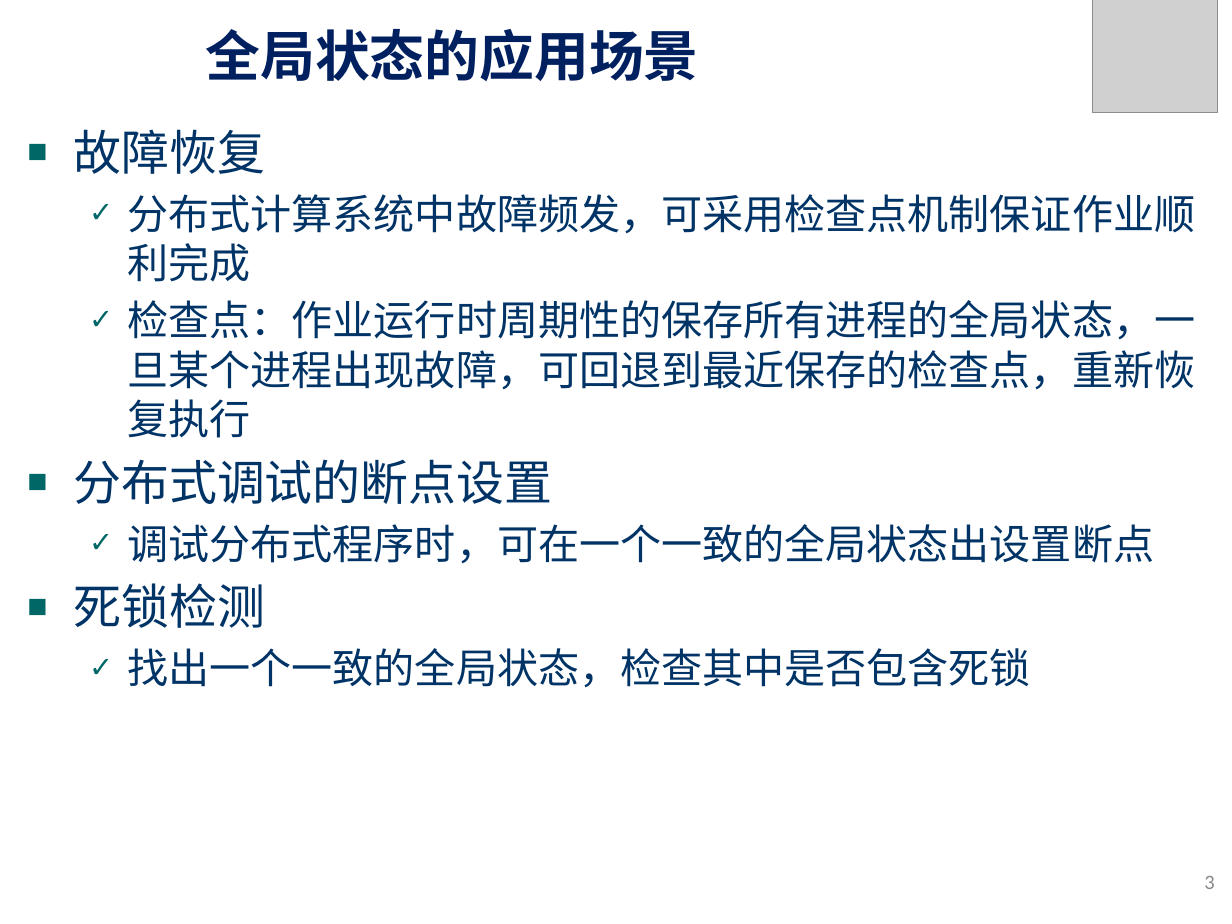
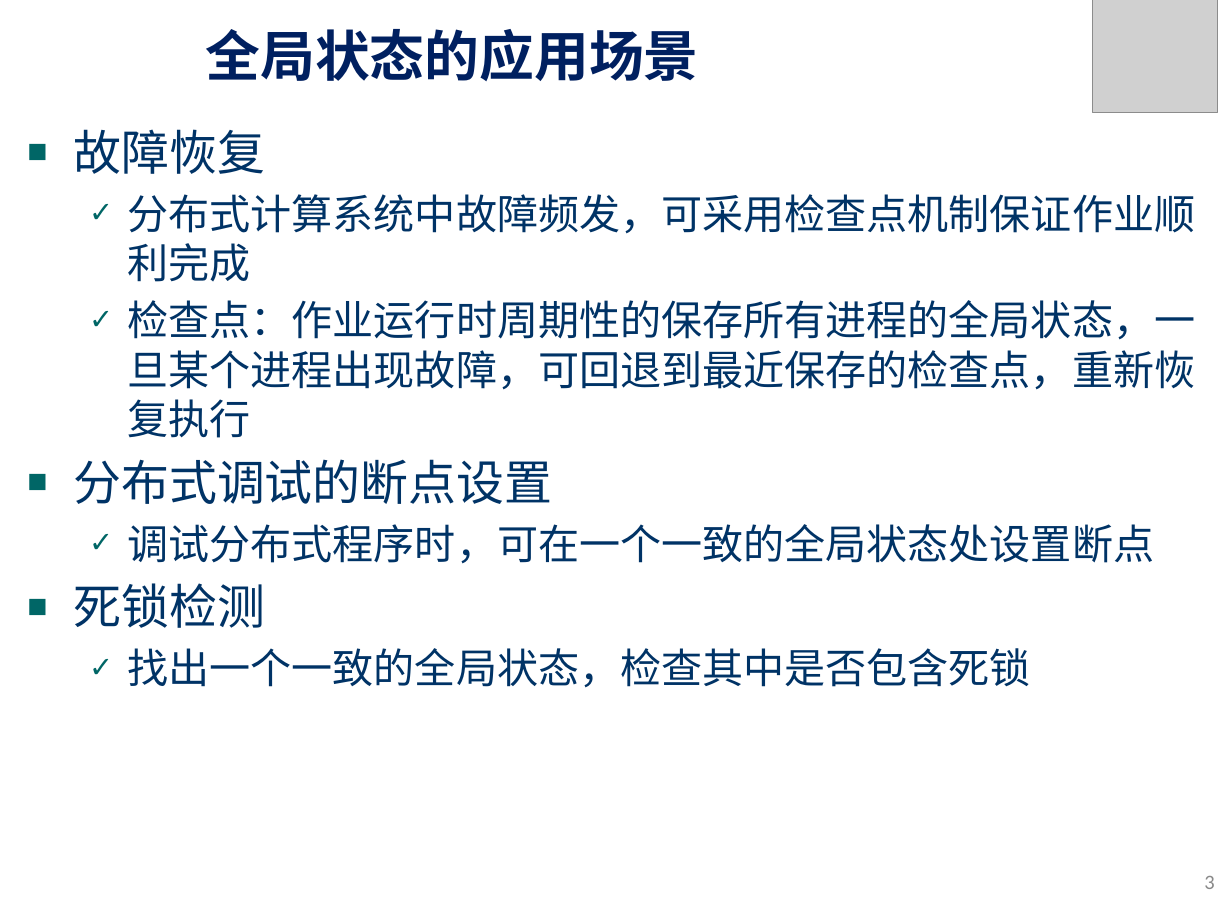
Before and after one commit to zhengxq27/Junoir_study_last, a slide deck: slide 3 of 分布式计算/课件/04. 全局快照算法.pptx. Drawn at 1232x924 pixels with LibreOffice and Linux fonts; fonts in the diff are those of the drawing; grey boxes stand for pictures; background and template pictures are left out. Boxes give left, top, right and bottom in pixels: in the first picture for what was removed or moved away, otherwise in the second. Text is boxed around its words. In the diff, an @@ line names an element or a change of style, - is before the commit and + after.

```diff
--- a/分布式计算/课件/04. 全局快照算法.pptx
+++ b/分布式计算/课件/04. 全局快照算法.pptx
@@ text at (128, 524, 1155, 564): text changed @@
-  ✓ 调试分布式程序时，可在一个一致的全局状态出设置断点
+  ✓ 调试分布式程序时，可在一个一致的全局状态处设置断点
```
Also in this commit, not shown: 3 other slides changed, 13 other files.
